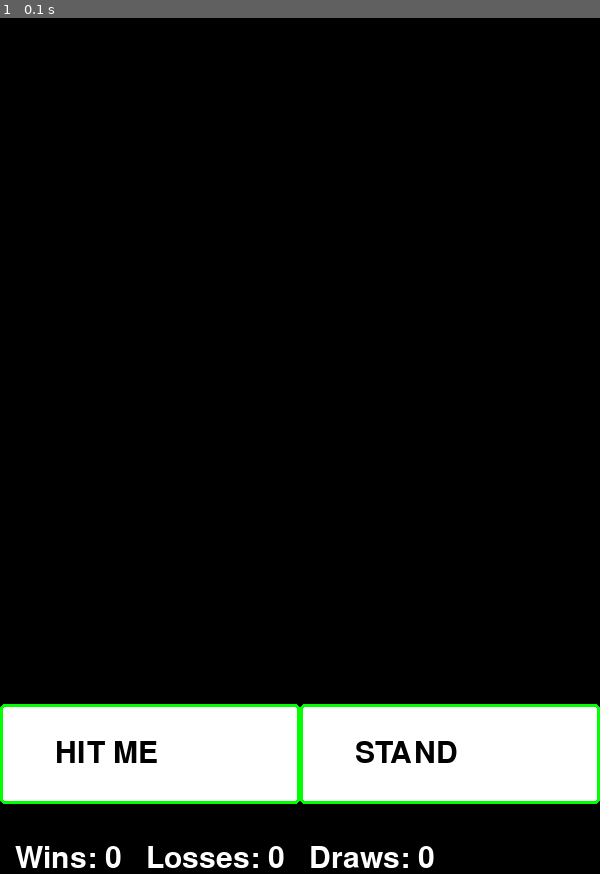
Above: before the commit, frame 1.
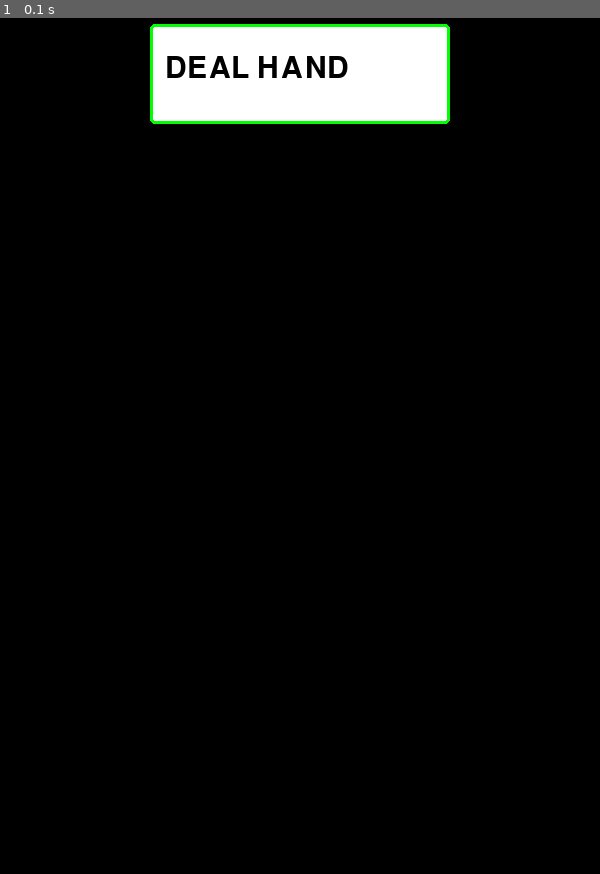
Above: after the commit, the same moment.

Repository: UCLL-introproject-project/ucll-introproject-project-2324-pygame-development-project-ao-2425-v2-project-resources
Game: pygame game, started from blackjack_game/blackjack_gamefile.py
The game is run twice, just before and just after one commit, with the same random seed, the same clock (stepped at 60 frames per second) and the same inputs.
Inputs:
- Up to frame 1 (0.1 s): no input

The runs differ from the first frame. In frame 1, 18% of the frame differs, in the area x 0-100%, y 0-100%.

Commit message:
UI update: Added mouse event handling for DEAL HAND button to initialize game state and reset deck/hands

Diff:
--- a/blackjack_game/blackjack_gamefile.py
+++ b/blackjack_game/blackjack_gamefile.py
@@ -21,12 +21,16 @@
 pygame.font.init()
 font = pygame.font.Font(None, 44)
 smaller_font = pygame.font.Font(None, 36)
-active = True
+active = False
 
 #win, loss, draw/push
 records = [0, 0, 0]
 player_score = 0
 dealer_score = 0
+initial_deal = False
+my_hand = []
+dealer_hand = []
+outcome = 0
 
 #draw game conditions and buttons
 def draw_game(act, record):
@@ -54,7 +58,7 @@
         button_list.append(stand)
         score_text = font.render(f'Wins: {record[0]}   Losses: {record[1]}   Draws: {record[2]}', True, 'white')
         screen.blit(score_text, (15, 840))
-        return button_list
+    return button_list
 
 
 #main game loop
@@ -69,6 +73,17 @@
     for event in pygame.event.get():
         if event.type == pygame.QUIT:
             run = False
+        if event.type == pygame.MOUSEBUTTONUP:
+            if not active:
+                if buttons[0].collidepoint(event.pos):
+                    active = True
+                    initial_deal = True
+                    game_deck = copy.deepcopy(decks * one_deck)
+                    my_hand = []
+                    dealer_hand = []
+                    outcome = 0
+
+
 
     pygame.display.flip()
 pygame.quit()
